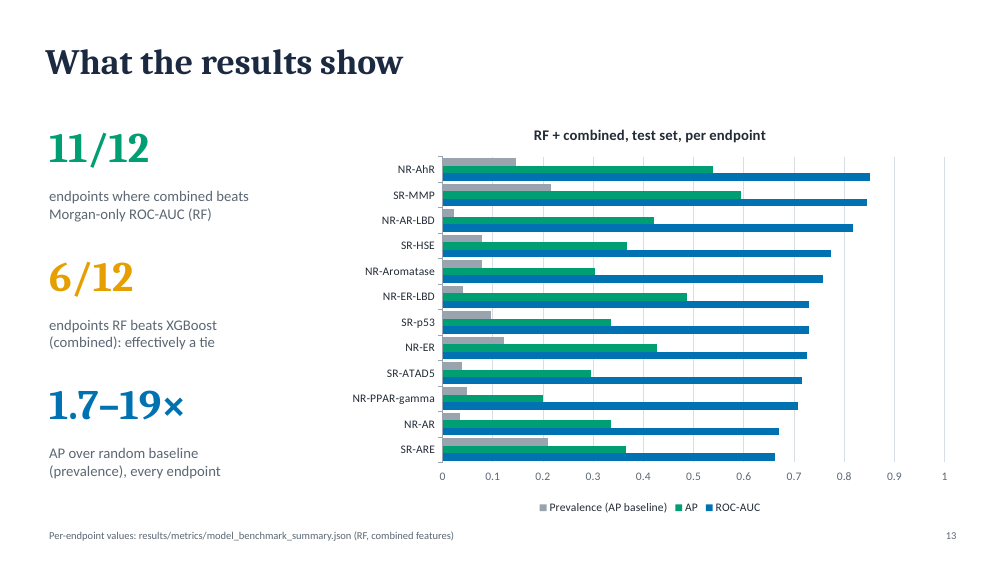
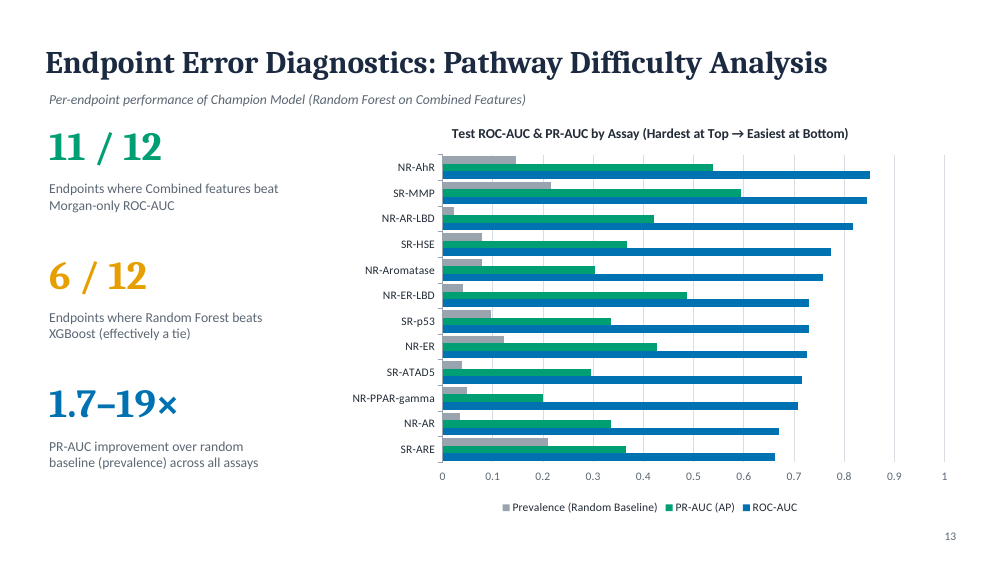
Before and after one commit to aristoncodes/Molecular-Toxicity-Prediction, a slide deck: slide 13 of reports/presentation/phase1_final_presentation.pptx. Drawn at 1008x567 pixels with LibreOffice and Linux fonts; fonts in the diff are those of the drawing. Boxes give left, top, right and bottom in pixels: in the first picture for what was removed or moved away, otherwise in the second. Text is boxed around its words. In the diff, an @@ line names an element or a change of style, - is before the commit and + after.

```diff
--- a/reports/presentation/phase1_final_presentation.pptx
+++ b/reports/presentation/phase1_final_presentation.pptx
@@ title at (x1=45, y1=50, x2=827, y2=80): text changed; size 34 to 30 pt @@
-What the results show
+Endpoint Error Diagnostics: Pathway Difficulty Analysis
@@ text at (x1=49, y1=94, x2=526, y2=106): text changed; size 10 to 13 pt; italic on @@
-Per-endpoint values: results/metrics/model_benchmark_summary.json (RF, combined features)
+Per-endpoint performance of Champion Model (Random Forest on Combined Features)
@@ bar chart at (x1=340, y1=110, x2=960, y2=518) @@
@@ title "RF + combined, test set, per endpoint" to "Test ROC-AUC & PR-AUC by Assay (Hardest at Top → Easiest at Bottom)" @@
-AP: 0.36, 0.34, 0.2, 0.29, 0.43, 0.34, 0.49, 0.3, 0.37, 0.42, 0.59, 0.54
+PR-AUC (AP): 0.36, 0.34, 0.2, 0.29, 0.43, 0.34, 0.49, 0.3, 0.37, 0.42, 0.59, 0.54
-Prevalence (AP baseline): 0.21, 0.04, 0.05, 0.04, 0.12, 0.1, 0.04, 0.08, 0.08, 0.02, 0.22, 0.15
+Prevalence (Random Baseline): 0.21, 0.04, 0.05, 0.04, 0.12, 0.1, 0.04, 0.08, 0.08, 0.02, 0.22, 0.15
@@ text at (x1=49, y1=133, x2=162, y2=160): text changed; size 40 to 38 pt @@
-11/12
+11 / 12
@@ text at (x1=49, y1=183, x2=279, y2=213): text changed; size 14 to 13 pt @@
-endpoints where combined beats
-Morgan-only ROC-AUC (RF)
+Endpoints where Combined features beat
+Morgan-only ROC-AUC
@@ text at (x1=49, y1=262, x2=147, y2=290): text changed; size 40 to 38 pt @@
-6/12
+6 / 12
@@ text at (x1=49, y1=312, x2=262, y2=340): text changed; size 14 to 13 pt @@
-endpoints RF beats XGBoost
-(combined): effectively a tie
+Endpoints where Random Forest beats
+XGBoost (effectively a tie)
@@ text "1.7–19×" at (x1=49, y1=390, x2=179, y2=418): size 40 to 38 pt @@
@@ text at (x1=49, y1=441, x2=259, y2=469): text changed; size 14 to 13 pt @@
-AP over random baseline
-(prevalence), every endpoint
+PR-AUC improvement over random
+baseline (prevalence) across all assays
@@ text "13" at (x1=945, y1=532, x2=957, y2=540): size 10 to 11 pt @@
```
Also in this commit, not shown: 4 other slides changed, 11 slides added, 13 slides removed, 1 other file.
